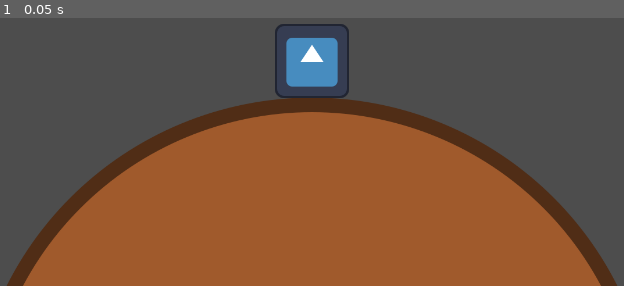
Above: before the commit, frame 1.
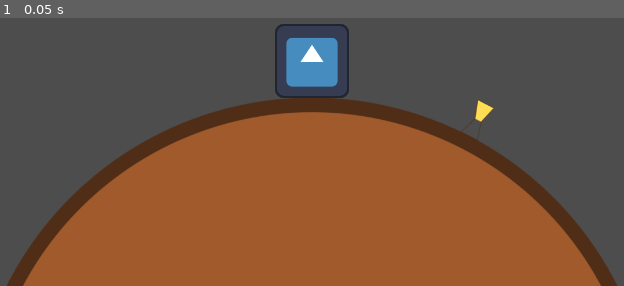
Above: after the commit, the same moment.

Repository: RajwolChapagain/GMTK-2025
Game: Godot game, scene res://scenes/main.tscn
Same seed, same stepped clock (60 frames per second), same inputs: the game is played once before the commit and once after it. The engine's default icon, where the game draws it, is replaced by a stand-in: a white triangle on a blue panel in a dark square.
Inputs:
- Up to frame 1 (0.05 s): no input

The runs differ from the first frame. In frame 1, 0.2% of the frame differs, in the area x 73-80%, y 30-46%.

Commit message:
Add hourglass to world

Diff:
--- /dev/null
+++ b/scenes/hourglass.tscn
@@ -0,0 +1,8 @@
+[gd_scene load_steps=2 format=3 uid="uid://cmccydrsy5got"]
+
+[ext_resource type="Texture2D" uid="uid://cmk3suexuumih" path="res://assets/hourglass.png" id="1_136ty"]
+
+[node name="Hourglass" type="Node2D"]
+
+[node name="Sprite2D" type="Sprite2D" parent="."]
+texture = ExtResource("1_136ty")
--- a/scenes/world.tscn
+++ b/scenes/world.tscn
@@ -1,8 +1,13 @@
-[gd_scene load_steps=2 format=3 uid="uid://dfumf0si3mdws"]
+[gd_scene load_steps=3 format=3 uid="uid://dfumf0si3mdws"]
 
 [ext_resource type="Texture2D" uid="uid://dobpbi1dn3v8s" path="res://assets/ground.png" id="1_nnsk1"]
+[ext_resource type="PackedScene" uid="uid://cmccydrsy5got" path="res://scenes/hourglass.tscn" id="2_rwgxs"]
 
 [node name="World" type="Node2D"]
+rotation = 0.47822
 
 [node name="Ground" type="Sprite2D" parent="."]
 texture = ExtResource("1_nnsk1")
+
+[node name="Hourglass" parent="." instance=ExtResource("2_rwgxs")]
+position = Vector2(0, -619)
Binary file added: assets/hourglass.png
Not shown, added: assets/hourglass.png.import
